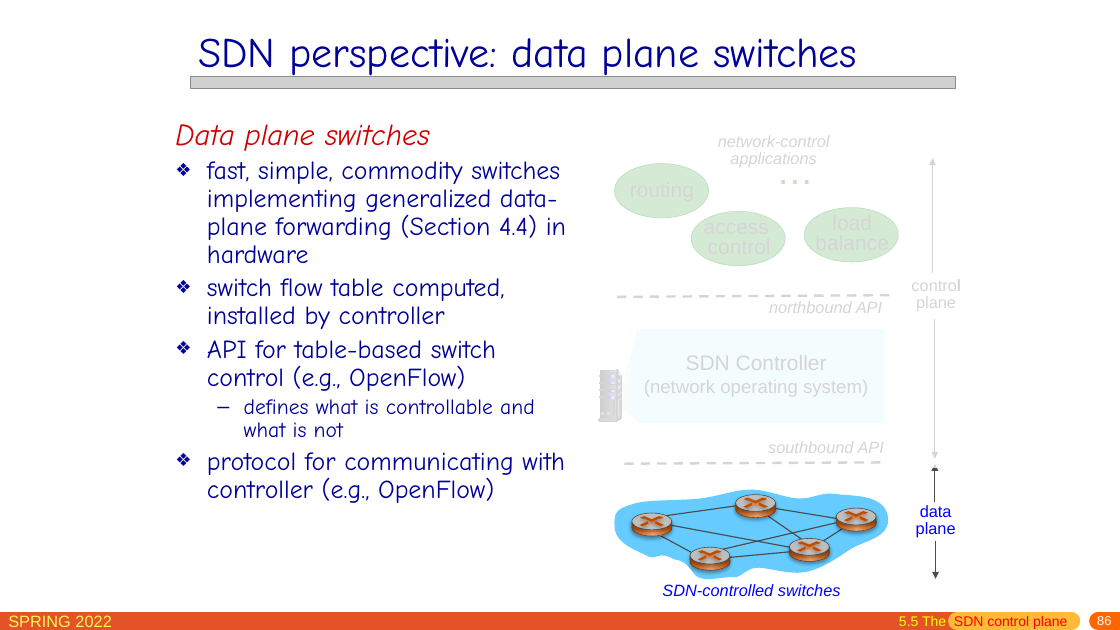
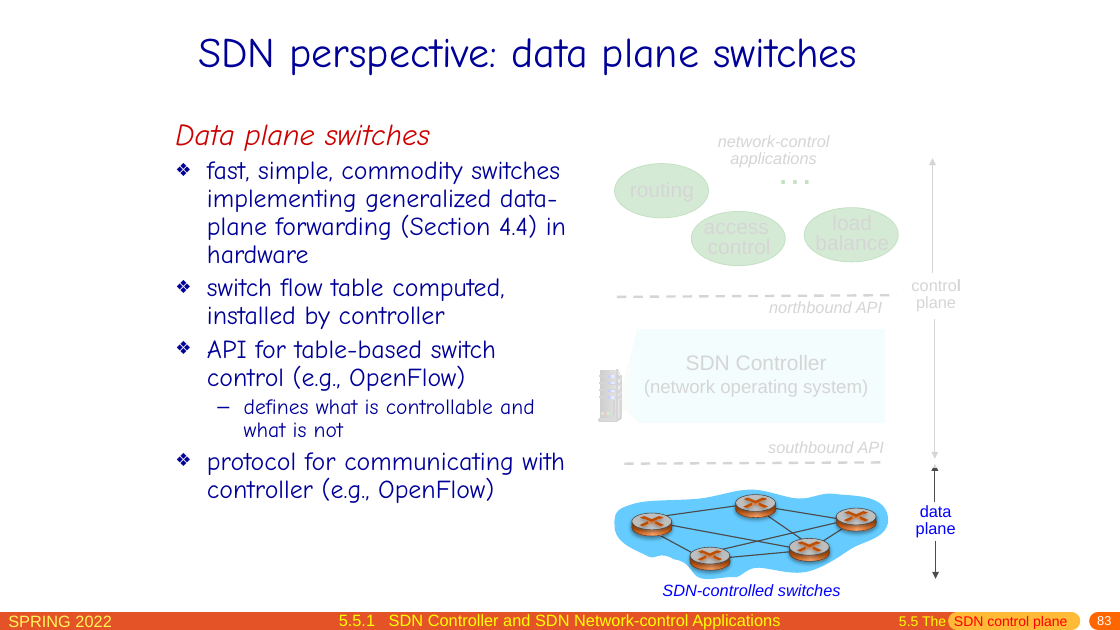
Before and after one commit to network-whu/slides, a slide deck: slide 83 of pptx/chapter5.pptx (slide 86 before the commit). Drawn at 1120x630 pixels with LibreOffice and Linux fonts; fonts in the diff are those of the drawing; grey boxes stand for pictures. Boxes give left, top, right and bottom in pixels: in the first picture for what was removed or moved away, otherwise in the second. Text is boxed around its words. In the diff, an @@ line names an element or a change of style, - is before the commit and + after.

```diff
--- a/pptx/chapter5.pptx
+++ b/pptx/chapter5.pptx
@@ picture removed at <box>190,76,956,89</box> @@
@@ text added at <box>339,614,780,630</box>, 14 pt, text #FFFF00 @@
+5.5.1 SDN Controller and SDN Network-control Applications
@@ page number at <box>1097,616,1111,625</box>: text changed @@
-86
+83
```
Also in this commit, not shown: 39 other slides changed, 7 slides added, 1 slide removed.
